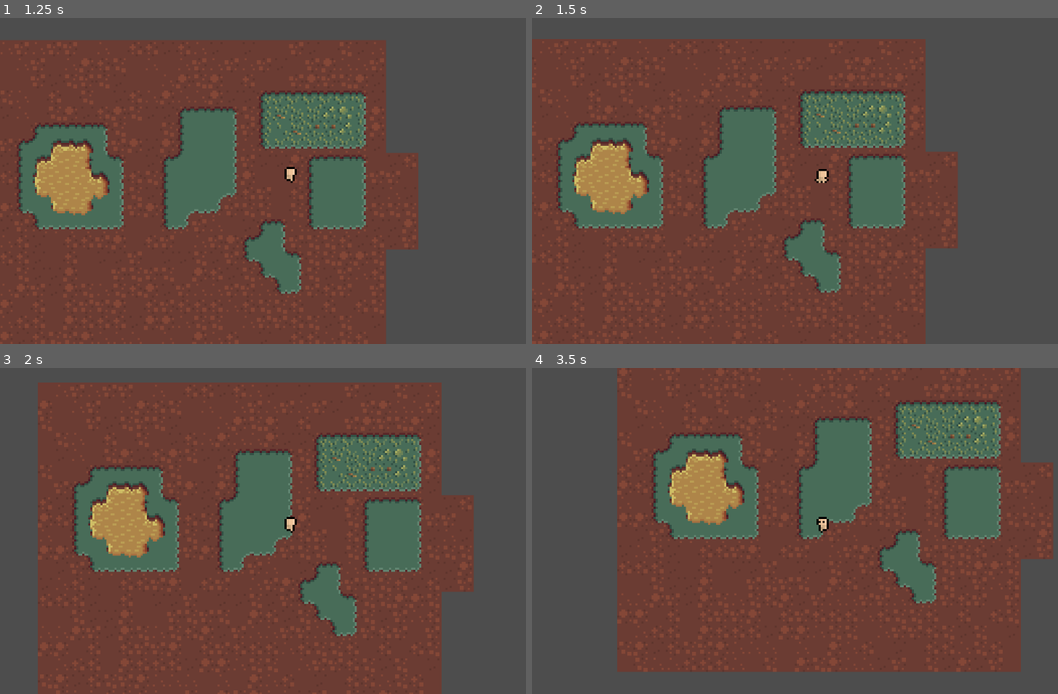
Above: before the commit, frames 1-4 (two rows, left to right).
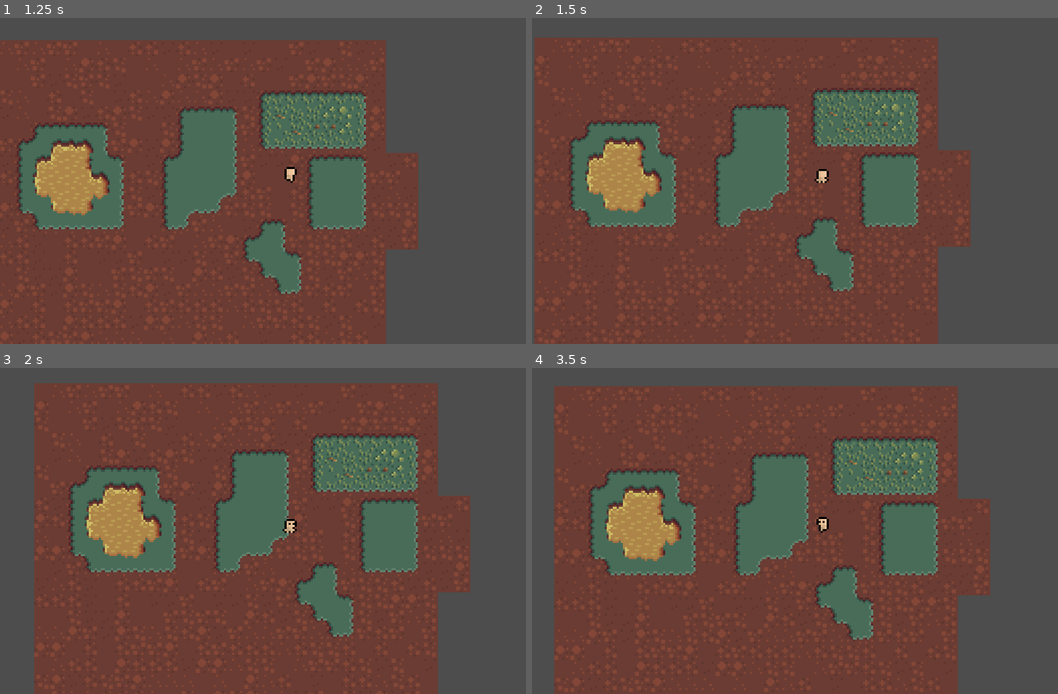
Above: after the commit, the same moments.

Repository: elegios/cautious-memory
Game: Godot game, scene res://Scenes/Test.tscn
Same seed, same stepped clock (60 frames per second), same inputs: the game is played once before the commit and once after it.
Inputs (mouse positions are in pixels of both pictures, inside the frame that each line leads up to):
- Up to frame 1 (1.25 s): tap Enter at 0.5 s; move the mouse to (420, 164) at 0.52 s; hold Right mouse button (Move) from 0.53 s (still down)
- Up to frame 2 (1.5 s): move the mouse to (705, 197) at 1.27 s; release Right mouse button (Move) at 1.28 s; tap A (Action 1) at 1.35 s
- Up to frame 3 (2 s): right-click (173, 547) at 1.55 s
- Up to frame 4 (3.5 s): move the mouse to (879, 459) at 2.02 s; hold Right mouse button (Move) 2.03-2.78 s; move the mouse to (795, 596) at 2.77 s; right-click (795, 596) at 2.85 s

Frame 1 is identical in both runs. In frame 2, 21% of the frame differs, in the area x 0-84%, y 6-100%; in frame 3, 15%; in frame 4, 58%, in the area x 4-100%, y 0-100%.

Commit message:
ShapeCast AbilityNode

Diff:
--- a/Code/AbilityComponents/Core/AbilityRunner.gd
+++ b/Code/AbilityComponents/Core/AbilityRunner.gd
@@ -17,6 +17,7 @@
 @export var character: CharacterBody2D
 @export var nav_agent: NavigationAgent2D
 @export var player_input: PlayerInput
+@export var shape_cast: ShapeCast2D
 
 var blackboards: Array[Dictionary] = []
 var sync_blackboards: Array[Dictionary]
--- a/Code/AbilityComponents/DataSources/BlackboardSource.gd
+++ b/Code/AbilityComponents/DataSources/BlackboardSource.gd
@@ -10,4 +10,4 @@
 func get_data(_delta: float) -> Variant:
 	if not allow_absent and not blackboard.has(property):
 		push_error("Missing blackboard key: " + property)
-	return blackboard[property]
+	return blackboard.get(property, null)
--- /dev/null
+++ b/Code/AbilityComponents/ShapeCast.gd
@@ -0,0 +1,100 @@
+## Wait for a [ShapeCast2D] to hit something, save data to the
+## blackboard, then finish
+class_name ShapeCast extends AbilityNode
+
+## A [Vector2] describing where to cast to, relative to the position
+## of the [ShapeCast2D]. Defaults to Vector2(0, 0).
+@export var relative_target: DataSource
+
+## Change whether the cast can find the unit itself.
+@export var ignore_self: bool = true
+
+## The collision layers to look through.
+@export_flags_2d_physics var collision_mask: int = 1
+
+## Optionally change the shape from the default
+@export var shape: Shape2D
+
+@export_group("Blackboard Output")
+
+## Save data from [i]all[/i] cast hits. If true, save arrays for all
+## properties below, otherwise just a single value.
+@export var save_all: bool = false
+
+## Save the collider(s) to this blackboard property. Not saved if the
+## property is empty.
+@export var collider: StringName
+
+## Save the position(s) of the collider(s) to this blackboard
+## property. Not saved if the property is empty.
+@export var collider_position: StringName
+
+## Save the point where the collision(s) happened to this blackboard
+## property. Not saved if the property is empty.
+@export var collision_point: StringName
+
+## Save the collision normal(s) to this blackboard property. Not saved
+## if the property is empty.
+@export var collision_normal: StringName
+
+func register_properties(root: AbilityRoot) -> void:
+	if relative_target:
+		relative_target.register_properties(self, "relative_target", root)
+
+func setup(a: AbilityRunner, r: AbilityRoot, b: Dictionary, register_props: bool) -> void:
+	if relative_target:
+		relative_target.setup(a, b)
+	super(a, r, b, register_props)
+
+func physics_process_ability(delta: float) -> ARunResult:
+	var sc := runner.shape_cast
+	var relative: Vector2 = relative_target.get_data(delta) if relative_target else Vector2.ZERO
+	var new_shape := shape if shape else sc.shape
+	var changed := sc.target_position != relative or sc.collision_mask != collision_mask or sc.shape != new_shape
+
+	if changed:
+		sc.target_position = relative
+		sc.collision_mask = collision_mask
+		sc.shape = new_shape
+		sc.force_shapecast_update()
+
+	if not sc.is_colliding():
+		return ARunResult.Wait
+
+	if collider:
+		if save_all:
+			var res := []
+			for i in sc.get_collision_count():
+				res.append(sc.get_collider(i))
+			blackboard[collider] = res
+		else:
+			blackboard[collider] = sc.get_collider(0)
+
+	if collider_position:
+		if save_all:
+			var res := []
+			for i in sc.get_collision_count():
+				res.append((sc.get_collider(i) as Node2D).position)
+			blackboard[collider_position] = res
+		else:
+			blackboard[collider_position] = (sc.get_collider(0) as Node2D).position
+
+	if collision_point:
+		if save_all:
+			var res := []
+			for i in sc.get_collision_count():
+				res.append(sc.get_collision_point(i))
+			blackboard[collision_point] = res
+		else:
+			blackboard[collision_point] = sc.get_collision_point(0)
+
+	if collision_normal:
+		if save_all:
+			var res := []
+			for i in sc.get_collision_count():
+				res.append(sc.get_collision_normal(i))
+			blackboard[collision_normal] = res
+		else:
+			blackboard[collision_normal] = sc.get_collision_normal(0)
+
+	return ARunResult.Done
--- a/Code/AbilityComponents/WriteToBlackboard.gd
+++ b/Code/AbilityComponents/WriteToBlackboard.gd
@@ -1,13 +1,19 @@
+## Write a value (computed via a [DataSource]) to the blackboard.
 class_name WriteToBlackboard extends AbilityNode
 
+## The property to be overwritten
 @export var property: StringName
+
+## The value to write. Will clear the property if absent.
 @export var source: DataSource
 
 func register_properties(root: AbilityRoot) -> void:
-	source.register_properties(self, "source", root)
+	if source:
+		source.register_properties(self, "source", root)
 
 func setup(a: AbilityRunner, r: AbilityRoot, b: Dictionary, register_props: bool) -> void:
-	source.setup(a, b)
+	if source:
+		source.setup(a, b)
 	super(a, r, b, register_props)
 
 # NOTE(vipa, 2024-08-23): It's ok to pass delta from both process
@@ -15,9 +21,15 @@
 # ever apply the delta once. (This also means that it's not very
 # useful to have stateful sources here)
 func process_ability(delta: float) -> ARunResult:
-	blackboard[property] = source.get_data(delta)
+	if source:
+		blackboard[property] = source.get_data(delta)
+	else:
+		var _existed := blackboard.erase(property)
 	return ARunResult.Done
 
 func physics_process_ability(delta: float) -> ARunResult:
-	blackboard[property] = source.get_data(delta)
+	if source:
+		blackboard[property] = source.get_data(delta)
+	else:
+		var _existed := blackboard.erase(property)
 	return ARunResult.Done
--- a/Scenes/Ability.tscn
+++ b/Scenes/Ability.tscn
@@ -10,6 +10,8 @@
 [ext_resource type="Script" path="res://Code/AbilityComponents/Core/AbilityParAny.gd" id="6_lh5ef"]
 [ext_resource type="Script" path="res://Code/AbilityComponents/DataSources/BlackboardSource.gd" id="7_f3qdl"]
 [ext_resource type="Script" path="res://Code/AbilityComponents/AbilityTimer.gd" id="9_cg6rd"]
+[ext_resource type="Script" path="res://Code/AbilityComponents/ShapeCast.gd" id="11_fk47b"]
+[ext_resource type="Script" path="res://Code/AbilityComponents/SeqLike/Conditional.gd" id="12_go76q"]
 
 [sub_resource type="Resource" id="Resource_svlls"]
 script = ExtResource("4_610dl")
@@ -32,16 +34,42 @@
 
 [sub_resource type="Resource" id="Resource_aycgm"]
 script = ExtResource("4_mrn6b")
-expression = "96*2"
+expression = "96*4"
 
 [sub_resource type="Resource" id="Resource_3xhjt"]
 script = ExtResource("4_mrn6b")
-expression = "1"
+expression = "0.3"
+
+[sub_resource type="CircleShape2D" id="CircleShape2D_v6ut8"]
+radius = 8.0
+
+[sub_resource type="Resource" id="Resource_kjd15"]
+script = ExtResource("7_f3qdl")
+property = &"hit_position"
+allow_absent = true
+
+[sub_resource type="Resource" id="Resource_x3ihw"]
+script = ExtResource("4_mrn6b")
+expression = "0.3"
+
+[sub_resource type="Resource" id="Resource_fygb1"]
+script = ExtResource("4_610dl")
+what = 0
+
+[sub_resource type="Resource" id="Resource_1g8dk"]
+script = ExtResource("5_pd87e")
+what = 0
+
+[sub_resource type="Resource" id="Resource_7po6w"]
+script = ExtResource("4_mrn6b")
+expression = "(x - y).normalized()"
+x = SubResource("Resource_fygb1")
+y = SubResource("Resource_1g8dk")
 
 [node name="Seq" type="Node"]
 script = ExtResource("2_5vcv4")
 
-[node name="WriteToBlackboard" type="Node" parent="."]
+[node name="FirstAim" type="Node" parent="."]
 script = ExtResource("3_bleet")
 property = &"direction"
 source = SubResource("Resource_36er5")
@@ -61,3 +89,37 @@
 [node name="AbilityTimer" type="Node" parent="Phasing/AbilityParAny"]
 script = ExtResource("9_cg6rd")
 duration = SubResource("Resource_3xhjt")
+
+[node name="ShapeCast" type="Node" parent="Phasing/AbilityParAny"]
+script = ExtResource("11_fk47b")
+shape = SubResource("CircleShape2D_v6ut8")
+collider_position = &"hit_position"
+
+[node name="If Hit" type="Node" parent="Phasing"]
+script = ExtResource("12_go76q")
+condition = SubResource("Resource_kjd15")
+
+[node name="Clear Hit" type="Node" parent="Phasing/If Hit"]
+script = ExtResource("3_bleet")
+property = &"hit_position"
+
+[node name="AbilityTimer" type="Node" parent="Phasing/If Hit"]
+script = ExtResource("9_cg6rd")
+duration = SubResource("Resource_x3ihw")
+
+[node name="SecondAim" type="Node" parent="Phasing/If Hit"]
+script = ExtResource("3_bleet")
+property = &"direction"
+source = SubResource("Resource_7po6w")
+
+[node name="AbilityParAny" type="Node" parent="Phasing/If Hit"]
+script = ExtResource("6_lh5ef")
+
+[node name="MovePlayer2" type="Node" parent="Phasing/If Hit/AbilityParAny"]
+script = ExtResource("6_ghn11")
+direction = SubResource("Resource_2js7s")
+factor = SubResource("Resource_aycgm")
+
+[node name="AbilityTimer2" type="Node" parent="Phasing/If Hit/AbilityParAny"]
+script = ExtResource("9_cg6rd")
+duration = SubResource("Resource_3xhjt")
--- a/Scenes/player.tscn
+++ b/Scenes/player.tscn
@@ -58,7 +58,7 @@
 [node name="MultiplayerSynchronizer" type="MultiplayerSynchronizer" parent="."]
 replication_config = SubResource("SceneReplicationConfig_e08i6")
 
-[node name="AbilityRunner" type="MultiplayerSpawner" parent="." node_paths=PackedStringArray("character", "nav_agent", "player_input")]
+[node name="AbilityRunner" type="MultiplayerSpawner" parent="." node_paths=PackedStringArray("character", "nav_agent", "player_input", "shape_cast")]
 unique_name_in_owner = true
 spawn_path = NodePath(".")
 script = ExtResource("4_aqo0i")
@@ -66,6 +66,11 @@
 character = NodePath("..")
 nav_agent = NodePath("../NavAgent")
 player_input = NodePath("../PlayerInput")
+shape_cast = NodePath("../ShapeCast2D")
+
+[node name="ShapeCast2D" type="ShapeCast2D" parent="."]
+shape = SubResource("CircleShape2D_rf6ld")
+target_position = Vector2(0, 0)
 
 [connection signal="action_pressed" from="PlayerInput" to="AbilityRunner" method="try_run_ability"]
 [connection signal="move_command" from="PlayerInput" to="." method="_move_command_given"]
Not shown: 1 places in Scenes/Ability.tscn that only renumber resources
